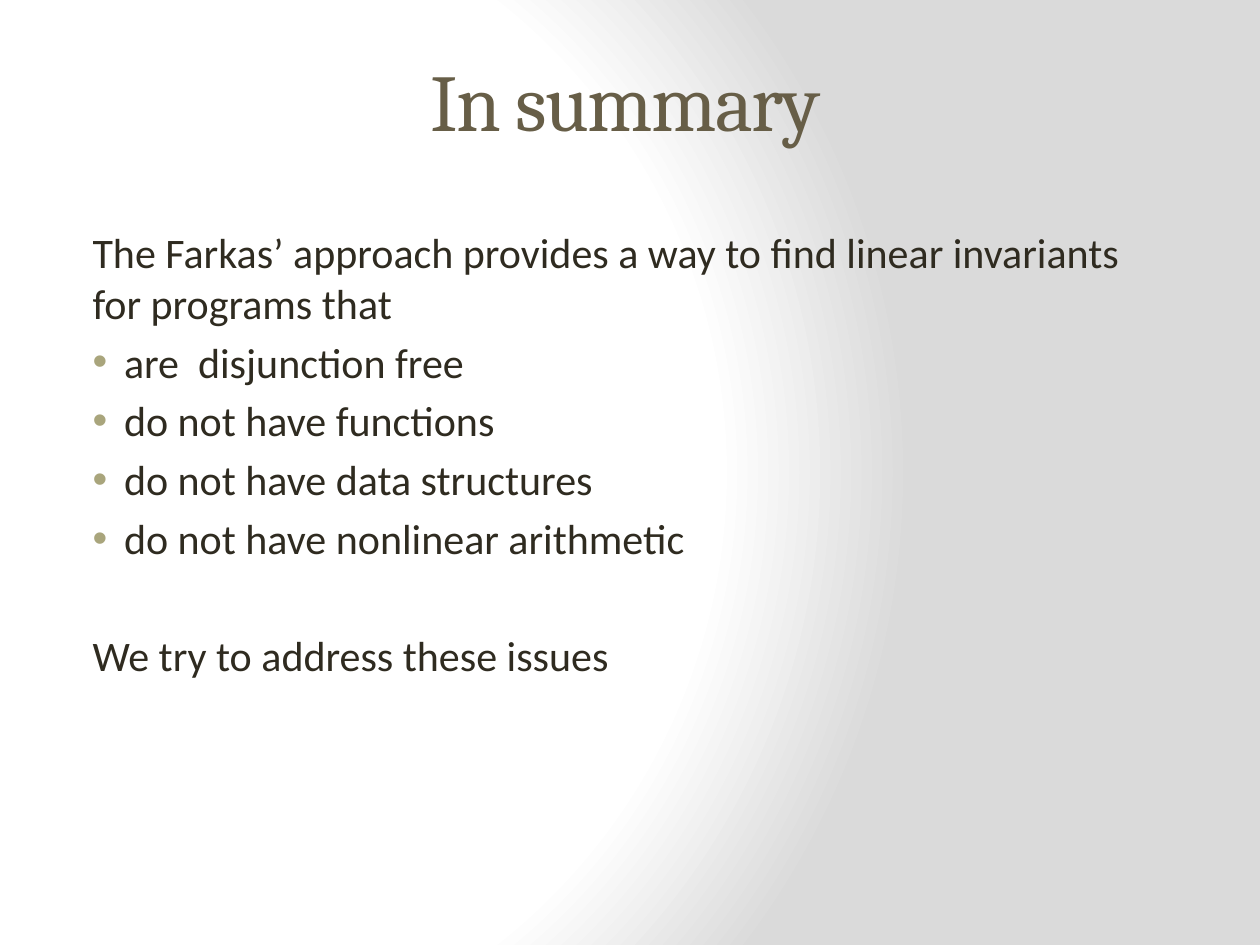
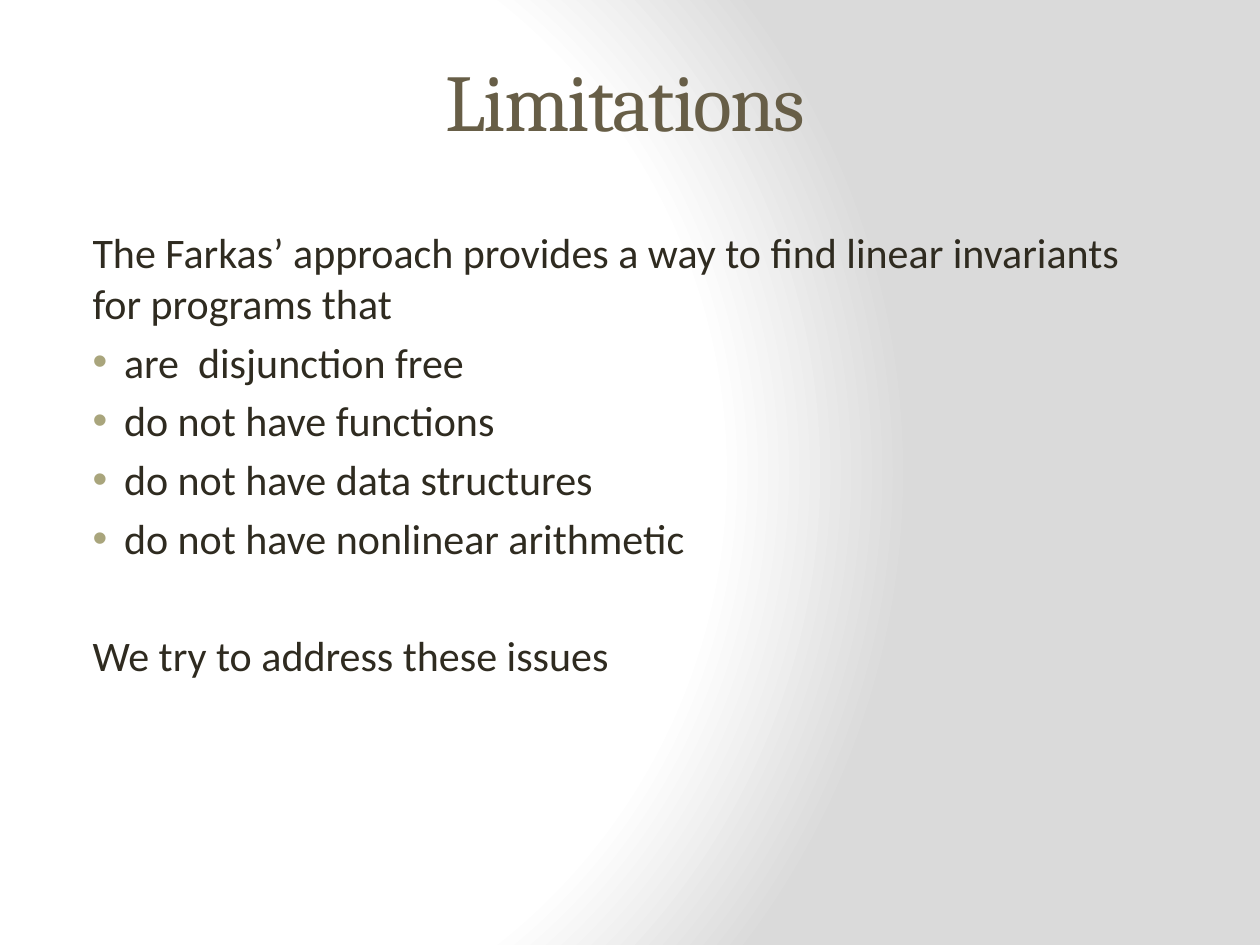
Before and after one commit to epfl-lara/leon, a slide deck: slide 16 of slides/Invariant&BoundInference.pptx (slide 15 before the commit). Drawn at 1260x945 pixels with LibreOffice and Linux fonts; fonts in the diff are those of the drawing. Boxes give left, top, right and bottom in pixels: in the first picture for what was removed or moved away, otherwise in the second. Text is boxed around its words. In the diff, an @@ line names an element or a change of style, - is before the commit and + after.

```diff
--- a/slides/Invariant&BoundInference.pptx
+++ b/slides/Invariant&BoundInference.pptx
@@ title at [445,77,805,132]: text changed @@
-In summary
+Limitations
```
Also in this commit, not shown: 5 other slides changed, 1 slide added, 1 other file.
